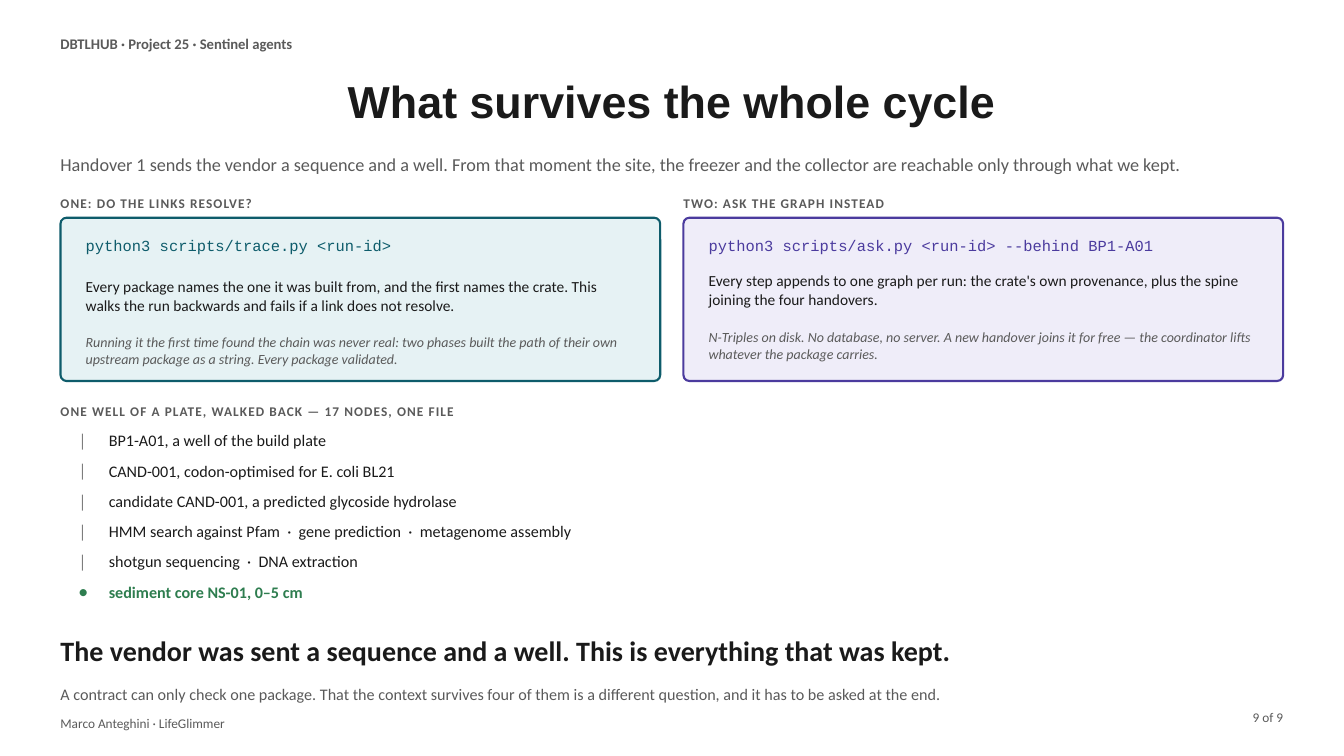
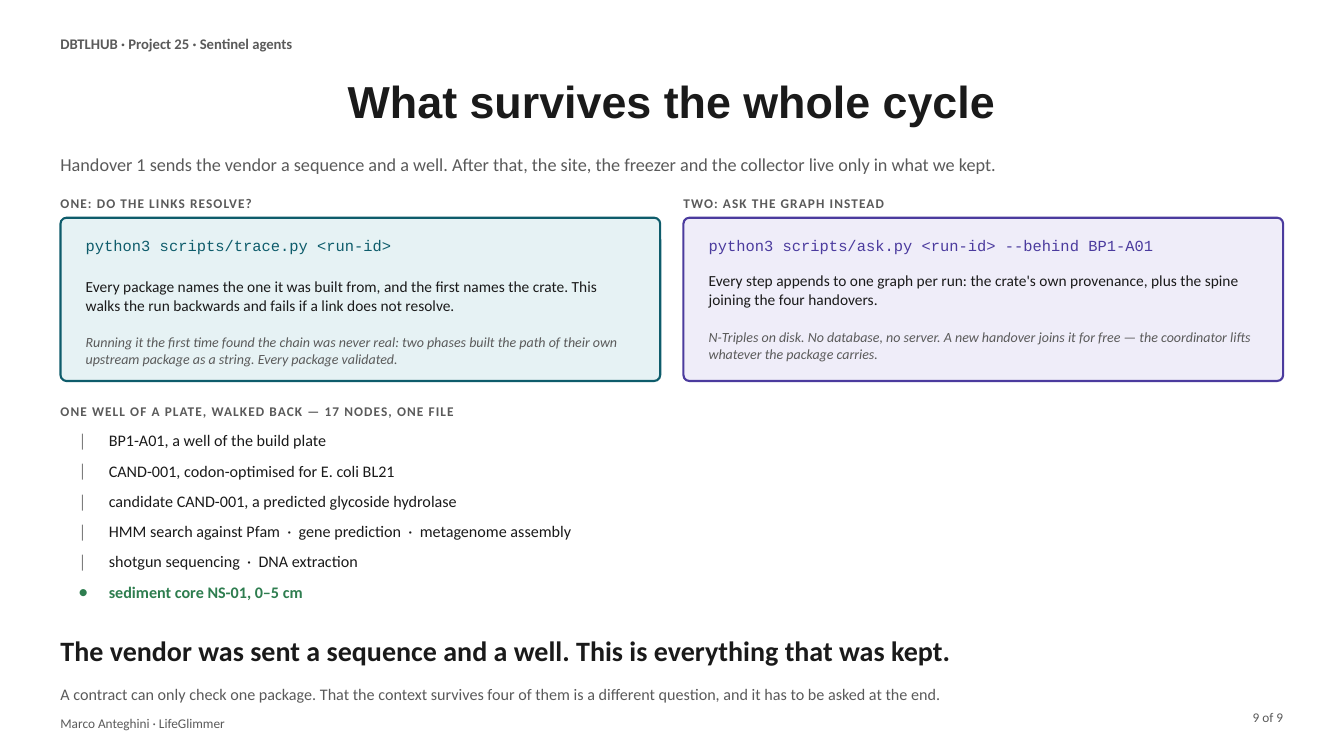
Before and after one commit to dbtl-synbio/dbtlhub, a slide deck: slide 9 of sentinel/docs/sentinel_agents.pptx. Drawn at 1344x756 pixels with LibreOffice and Linux fonts; fonts in the diff are those of the drawing. Boxes give left, top, right and bottom in pixels: in the first picture for what was removed or moved away, otherwise in the second. Text is boxed around its words. In the diff, an @@ line names an element or a change of style, - is before the commit and + after.

```diff
--- a/sentinel/docs/sentinel_agents.pptx
+++ b/sentinel/docs/sentinel_agents.pptx
@@ text at [60,158,996,174]: text changed @@
-Handover 1 sends the vendor a sequence and a well. From that moment the site, the freezer and the collector are reachable only through what we kept.
+Handover 1 sends the vendor a sequence and a well. After that, the site, the freezer and the collector live only in what we kept.
```
